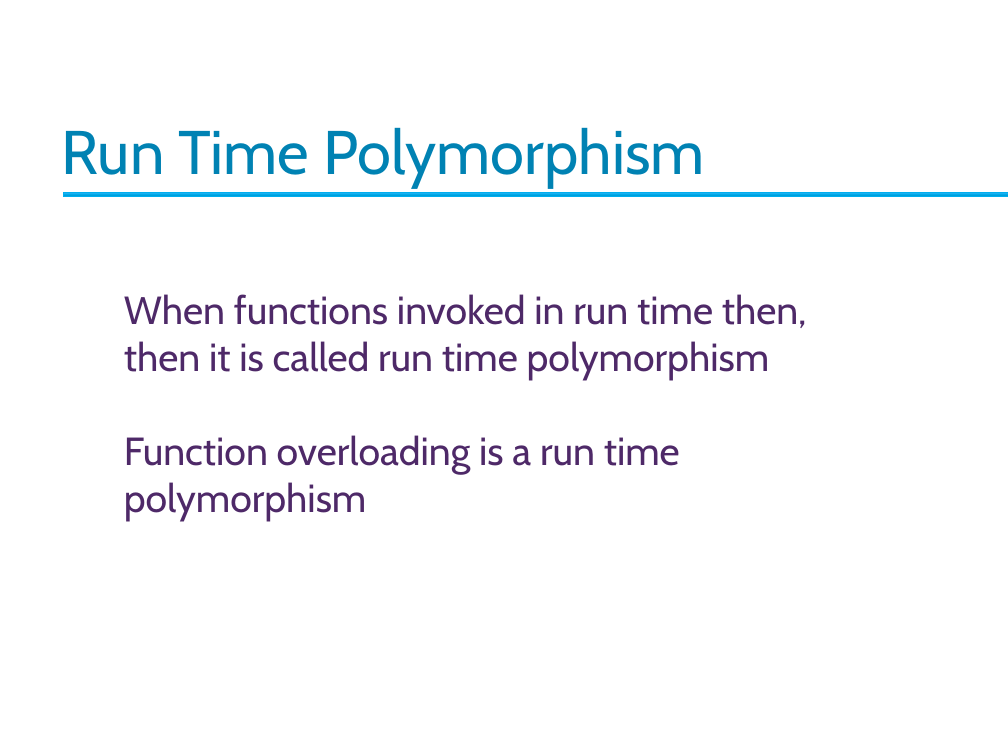
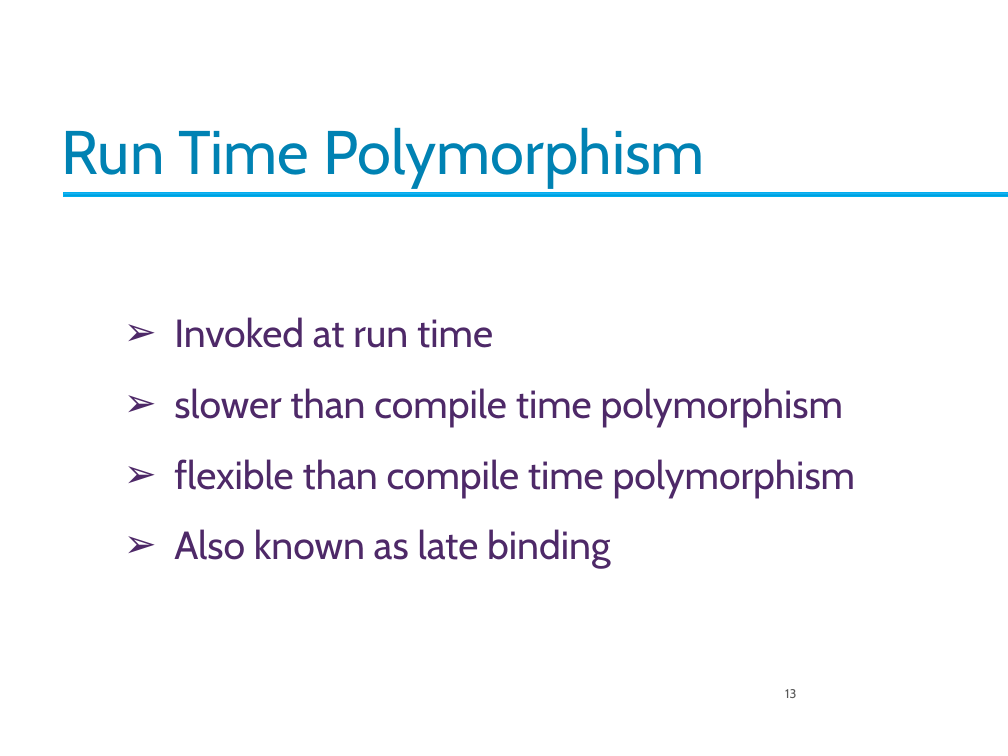
Before and after one commit to Imran4424/C-Plus-Plus-Object-Oriented, a slide deck: slide 13 of OOP.pptx (slide 12 before the commit). Drawn at 1008x756 pixels with LibreOffice and Linux fonts; fonts in the diff are those of the drawing; background and template pictures are left out. Boxes give left, top, right and bottom in pixels: in the first picture for what was removed or moved away, otherwise in the second. Text is boxed around its words. In the diff, an @@ line names an element or a change of style, - is before the commit and + after.

Commit message:
oop slide

```diff
--- a/OOP.pptx
+++ b/OOP.pptx
@@ text at [174,317,856,569]: text changed @@
-When functions invoked in run time then, then it is called run time polymorphism
-Function overloading is a run time polymorphism
+➢ Invoked at run time
+➢ slower than compile time polymorphism
+➢ flexible than compile time polymorphism
+➢ Also known as late binding
@@ page number added at [785,689,796,698], 9 pt, text #595959 @@
+13
```
Also in this commit, not shown: 12 other slides changed, 1 slide added.
